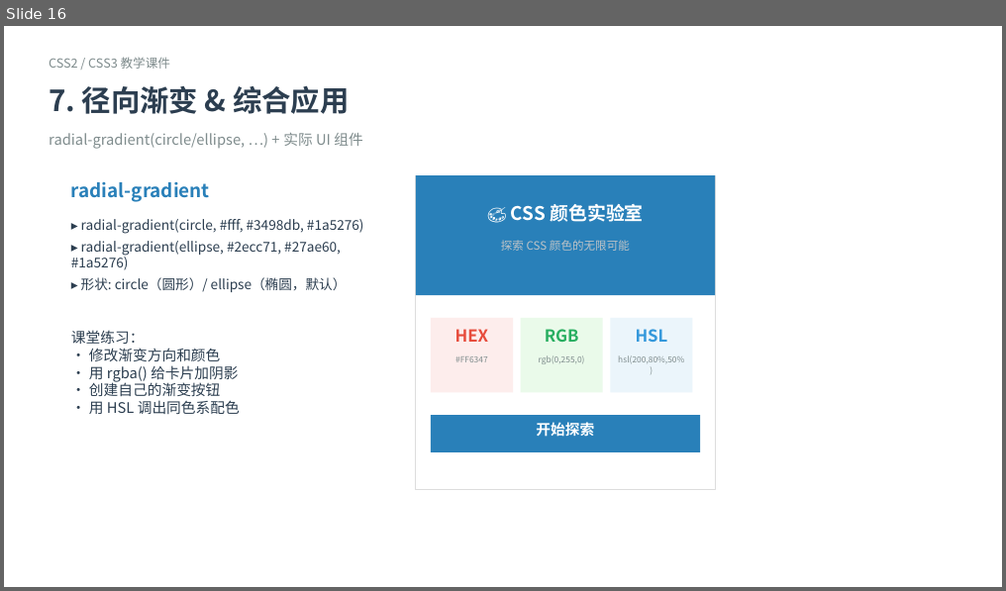
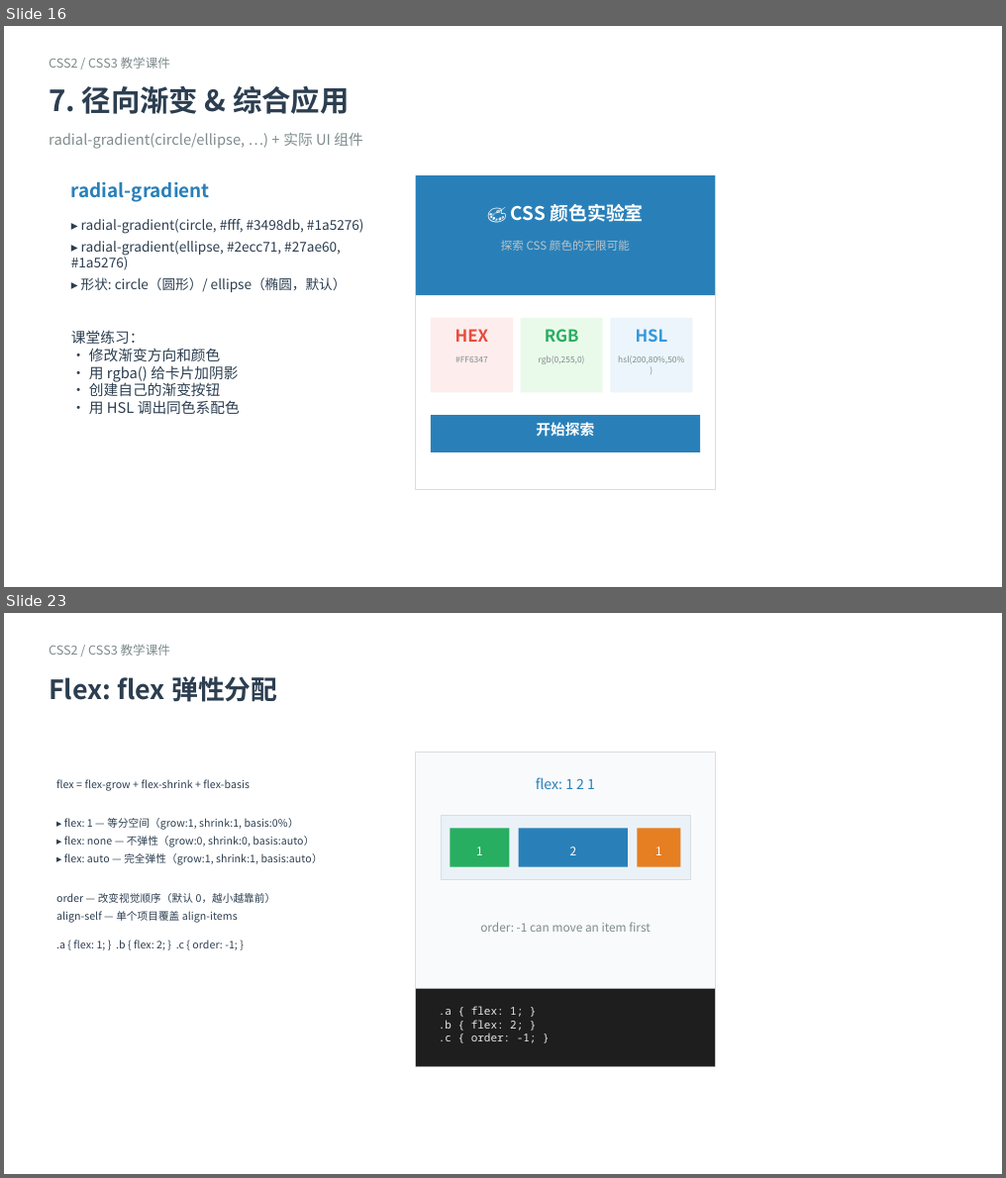
Before and after one commit to cxsun123/frontend-tutorial, a slide deck: CSS2_CSS3.pptx. Shown one above the other, each under a label of ours: slide 16 before the commit, slides 16 and 23 after it; the slides between them are not shown. The pictures are 1006x591 and 1006x1178 pixels, drawn with LibreOffice and Linux fonts; fonts in the diff are those of the drawing. Boxes give left, top, right and bottom in pixels: in the first picture for what was removed or moved away, otherwise in the second. Text is boxed around its words. In the diff, an @@ line names an element or a change of style, - is before the commit and + after.

Commit message:
feat: add TypeScript examples, syntax highlighting, and Docker support
- Added 7 TypeScript demo files with syntax highlighting (01-07)
- Added HTML versions of TS examples with Highlight.js
- Added CSS3 enhanced examples (08-css3.html)
- Updated CSS examples (04-layout, 05-flex-grid, 06-responsive, 07-effects)
- Added TypeScript_Introduction.pptx
- Added Dockerfile and .dockerignore for deployment
- Updated README with Bun/Python/Docker instructions
- Fixed example-playground.js getInlineStyles() to exclude head styles
- Updated index.html with TypeScript card

```diff
--- a/CSS2_CSS3.pptx
+++ b/CSS2_CSS3.pptx
@@ slide 23 added at (4,613,1002,1174), background #FFFFFF @@
@@ text added at (49,644,170,656), 12 pt, text #7F8C8D @@
+CSS2 / CSS3 教学课件
@@ text added at (49,676,277,702), 25.5 pt, text #2C3E50, bold @@
+Flex: flex 弹性分配
@@ rectangle added at (416,752,715,1066), fill #F8FAFB, outline #D8DEE3 0.9 pt @@
@@ text added at (56,779,323,951), 10.2 pt, text #2C3E50 @@
+flex = flex-grow + flex-shrink + flex-basis
+▸ flex: 1 — 等分空间（grow:1, shrink:1, basis:0%）
+▸ flex: none — 不弹性（grow:0, shrink:0, basis:auto）
+▸ flex: auto — 完全弹性（grow:1, shrink:1, basis:auto）
+order — 改变视觉顺序（默认 0，越小越靠前）
+align-self — 单个项目覆盖 align-items
+.a { flex: 1; } .b { flex: 2; } .c { order: -1; }
@@ text added at (536,777,595,789), 13.5 pt, text #2980B9 @@
+flex: 1 2 1
@@ rectangle added at (441,816,690,879), fill #EAF2F8, outline #D8DEE3 0.9 pt @@
@@ rectangle added at (450,829,509,867), fill #27AE60 @@
@@ text added at (476,847,483,856), 11.2 pt, text #FFFFFF @@
+1
@@ rectangle added at (519,829,629,867), fill #2980B9 @@
@@ text added at (570,847,577,856), 11.2 pt, text #FFFFFF @@
+2
@@ rectangle added at (638,829,681,867), fill #E67E22 @@
@@ text added at (655,847,662,856), 11.2 pt, text #FFFFFF @@
+1
@@ text added at (480,922,649,932), 11.2 pt, text #7F8C8D @@
+order: -1 can move an item first
@@ rectangle added at (416,989,715,1066), fill #1E1E1E @@
@@ text added at (439,1006,537,1044), 10.5 pt, text #E8E8E8 @@
+.a { flex: 1; }
+.b { flex: 2; }
+.c { order: -1; }
```
Also in this commit, not shown: 57 other slides added, 49 other files.
